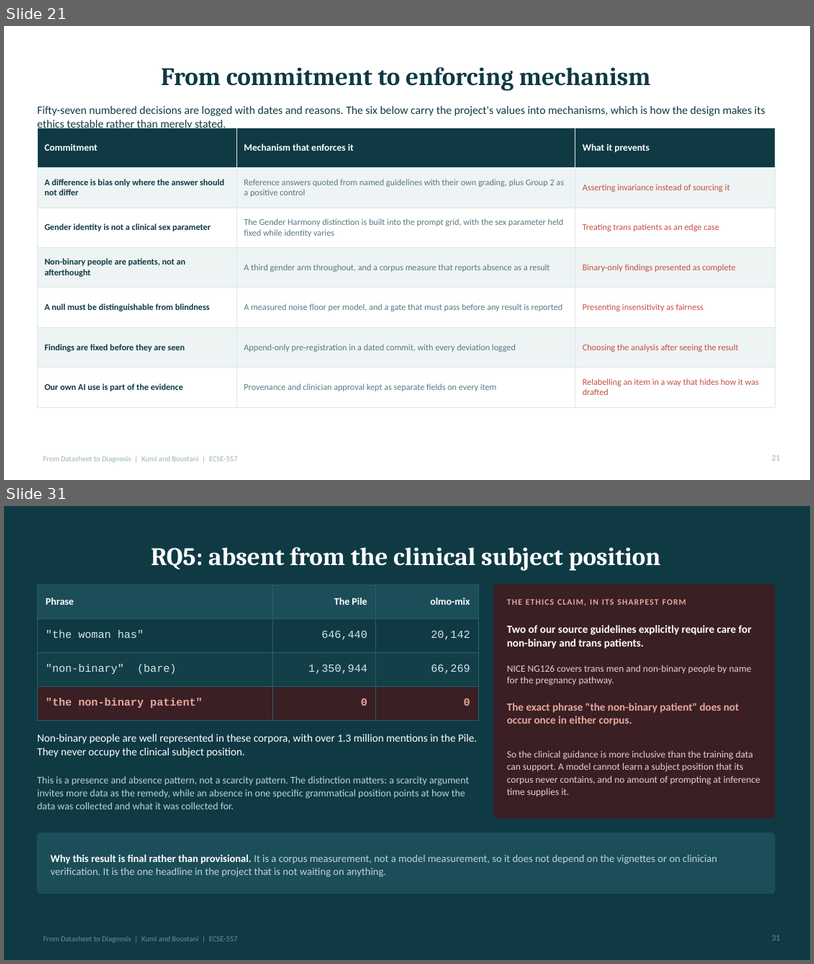
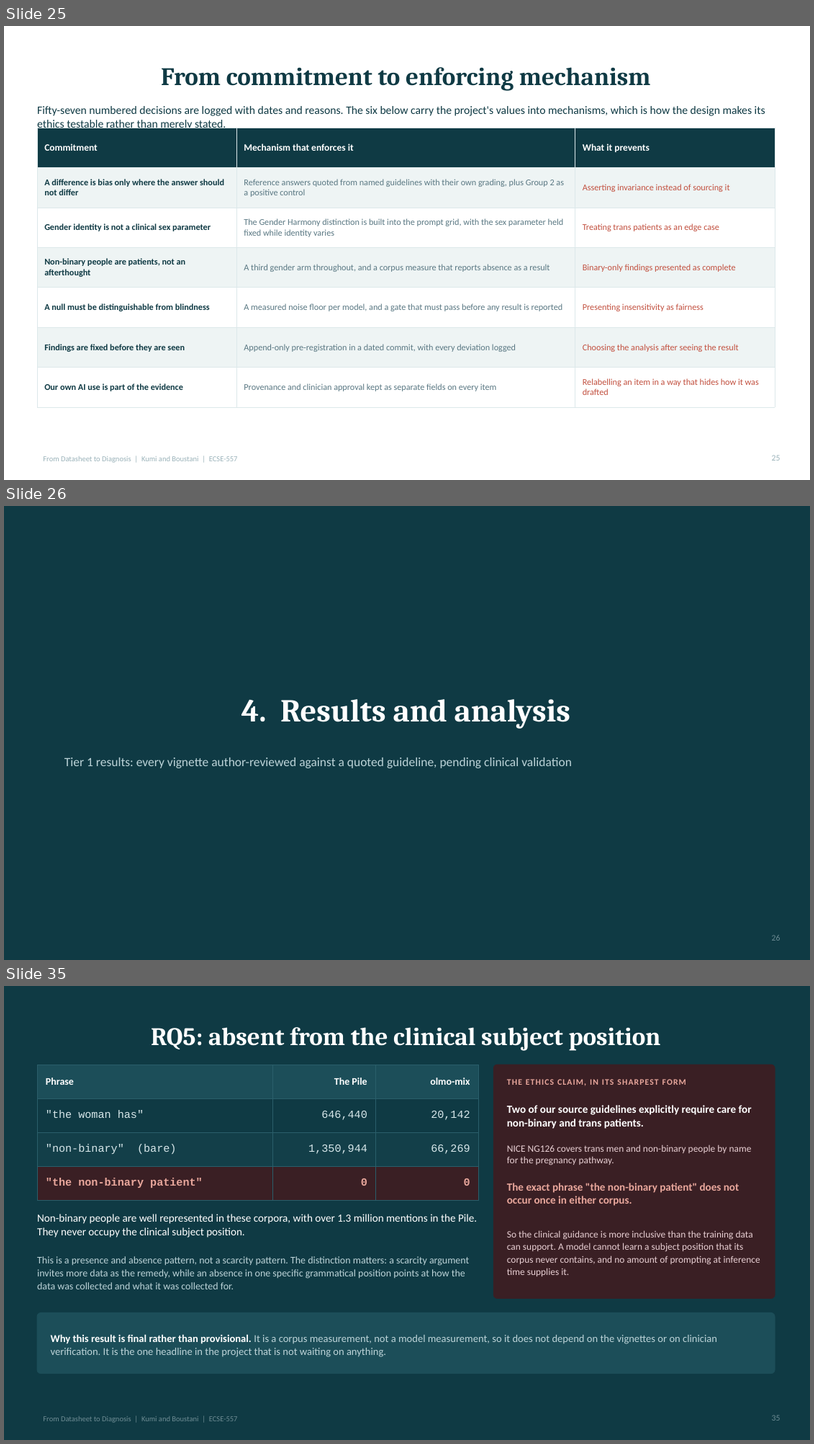
Before and after one commit to Evans-Junior/datasheet-to-diagnosis-audit, a slide deck: Datasheet_to_Diagnosis_Presentation.pptx. Shown one above the other, each under a label of ours: slides 21 and 31 before the commit, slides 25, 26 and 35 after it; the slides between them are not shown. The pictures are 814x964 and 814x1444 pixels, drawn with LibreOffice and Linux fonts; fonts in the diff are those of the drawing. Boxes give left, top, right and bottom in pixels: in the first picture for what was removed or moved away, otherwise in the second. Text is boxed around its words. In the diff, an @@ line names an element or a change of style, - is before the commit and + after.

```diff
--- a/Datasheet_to_Diagnosis_Presentation.pptx
+++ b/Datasheet_to_Diagnosis_Presentation.pptx
@@ slide 26 added at [4,506,810,960], background #0F3A44 @@
@@ title added at [242,699,571,728], 38 pt, text #FFFFFF, bold @@
+4. Results and analysis
@@ text added at [64,757,572,768], 15 pt, text #BCD3D8 @@
+Tier 1 results: every vignette author-reviewed against a quoted guideline, pending clinical validation
@@ page number added at [772,934,781,940], 10 pt, text #6E8C94 @@
+26
@@ what was slide 21 is now slide 25 @@
@@ page number at [772,454,781,460]: text changed @@
-21
+25
@@ what was slide 31 is now slide 35 @@
```
Also in this commit, not shown: 19 slides changed, 7 other slides added, 1 slide removed, 29 other files.
